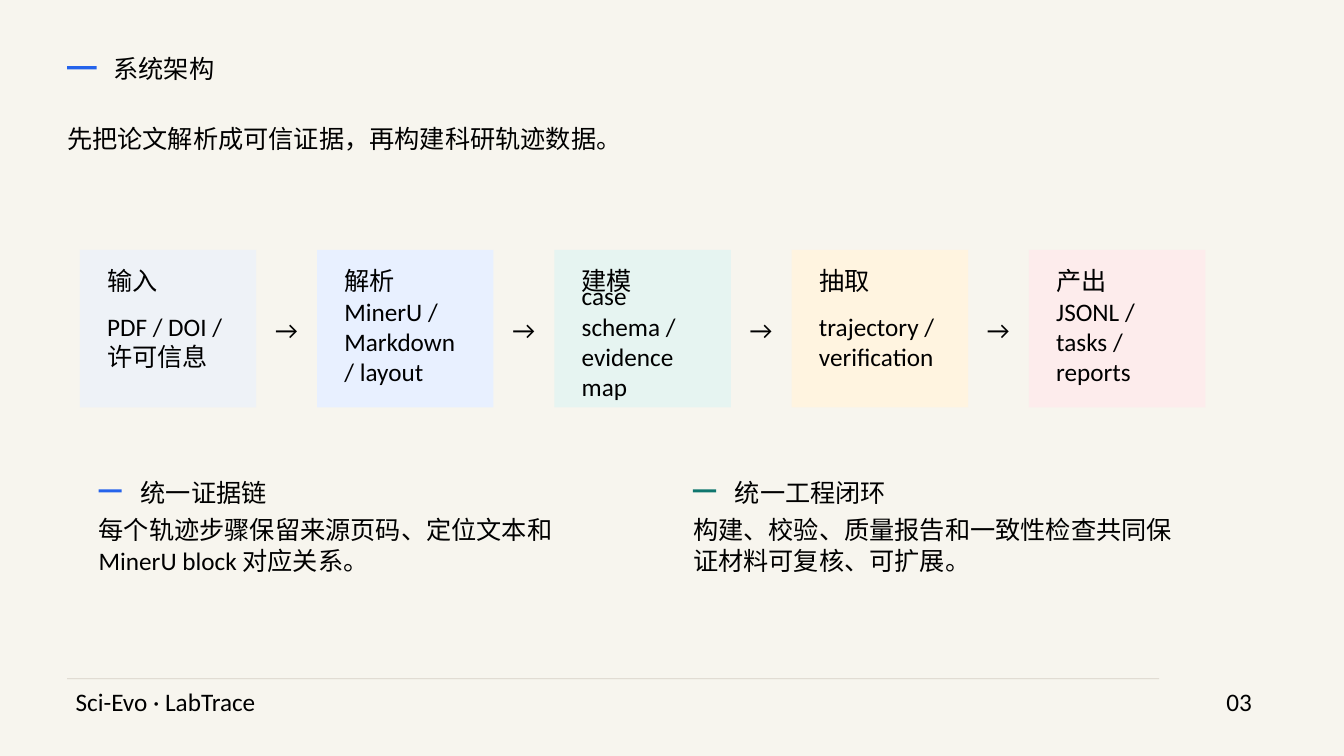
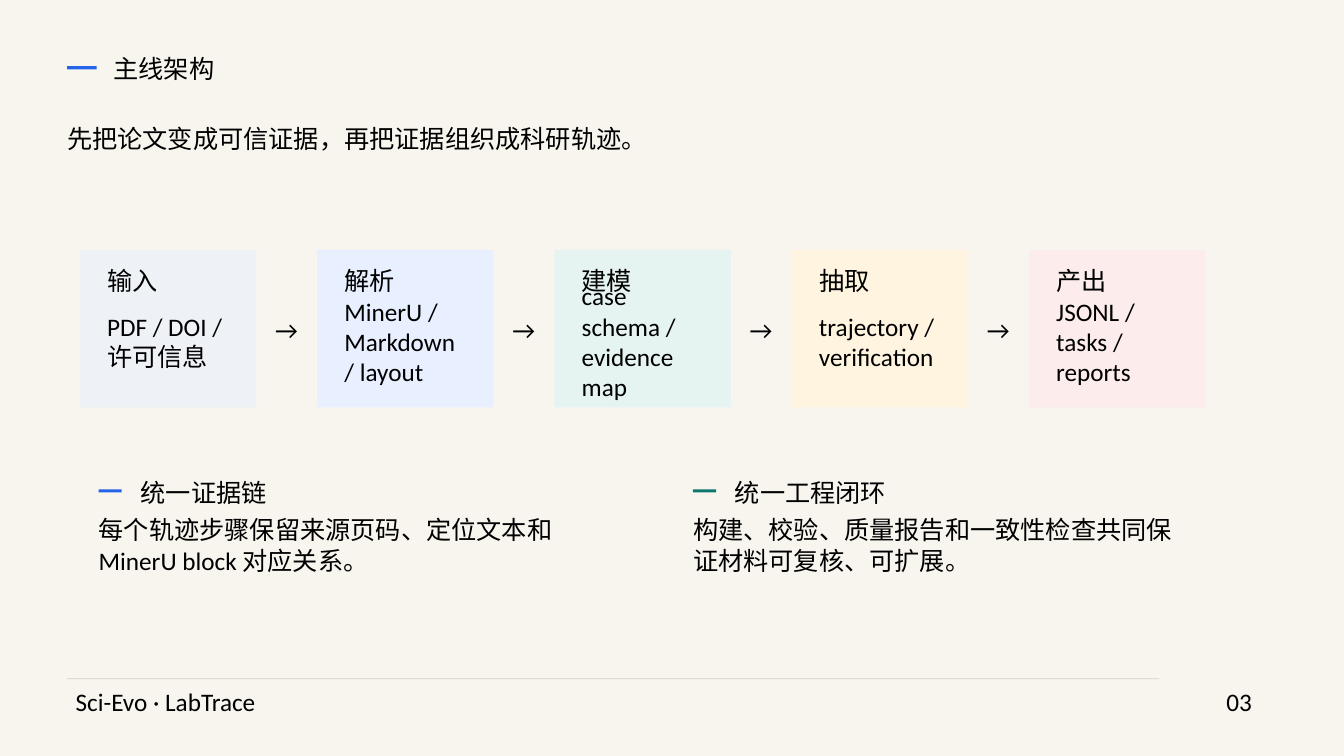
Before and after one commit to medisean/Sci-Evo-LabTrace, a slide deck: slide 3 of outputs/submission_pack/deliverables/scievo_labtrace_overview.pptx. Drawn at 1344x756 pixels with LibreOffice and Linux fonts; fonts in the diff are those of the drawing. Boxes give left, top, right and bottom in pixels: in the first picture for what was removed or moved away, otherwise in the second. Text is boxed around its words. In the diff, an @@ line names an element or a change of style, - is before the commit and + after.

```diff
--- a/outputs/submission_pack/deliverables/scievo_labtrace_overview.pptx
+++ b/outputs/submission_pack/deliverables/scievo_labtrace_overview.pptx
@@ text at box(113, 56, 214, 80): text changed @@
-系统架构
+主线架构
@@ text at box(67, 126, 647, 151): text changed @@
-先把论文解析成可信证据，再构建科研轨迹数据。
+先把论文变成可信证据，再把证据组织成科研轨迹。
```
Also in this commit, not shown: 9 other slides changed, 1 other file.
